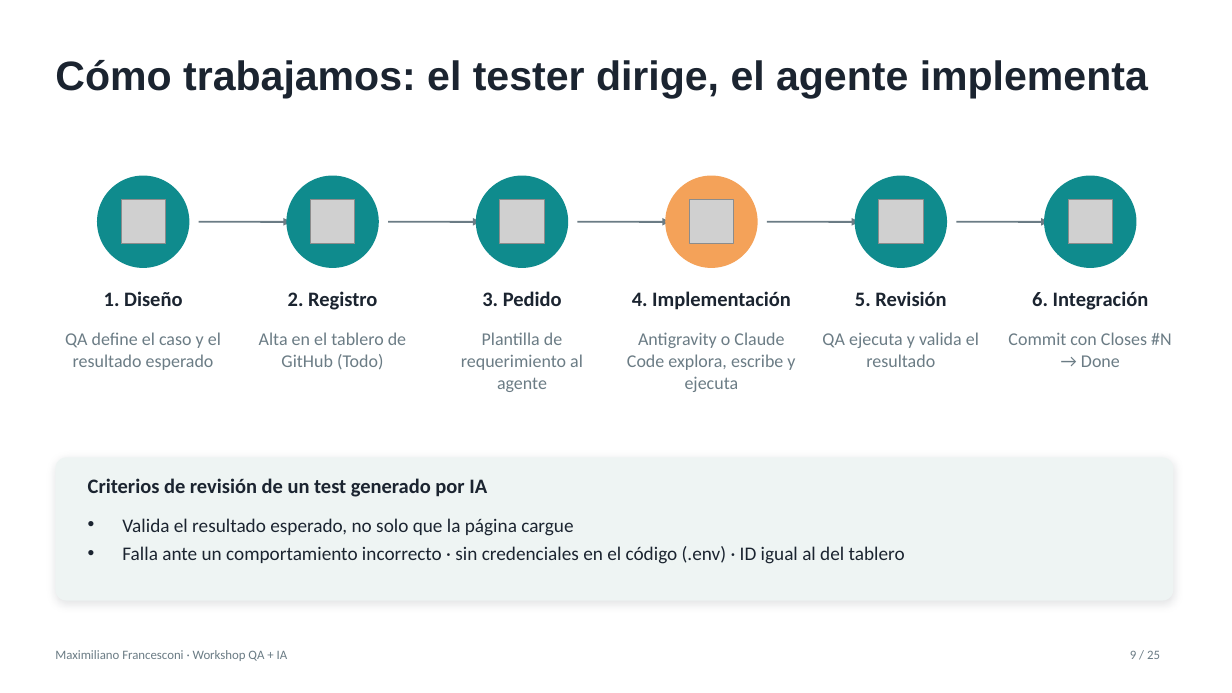
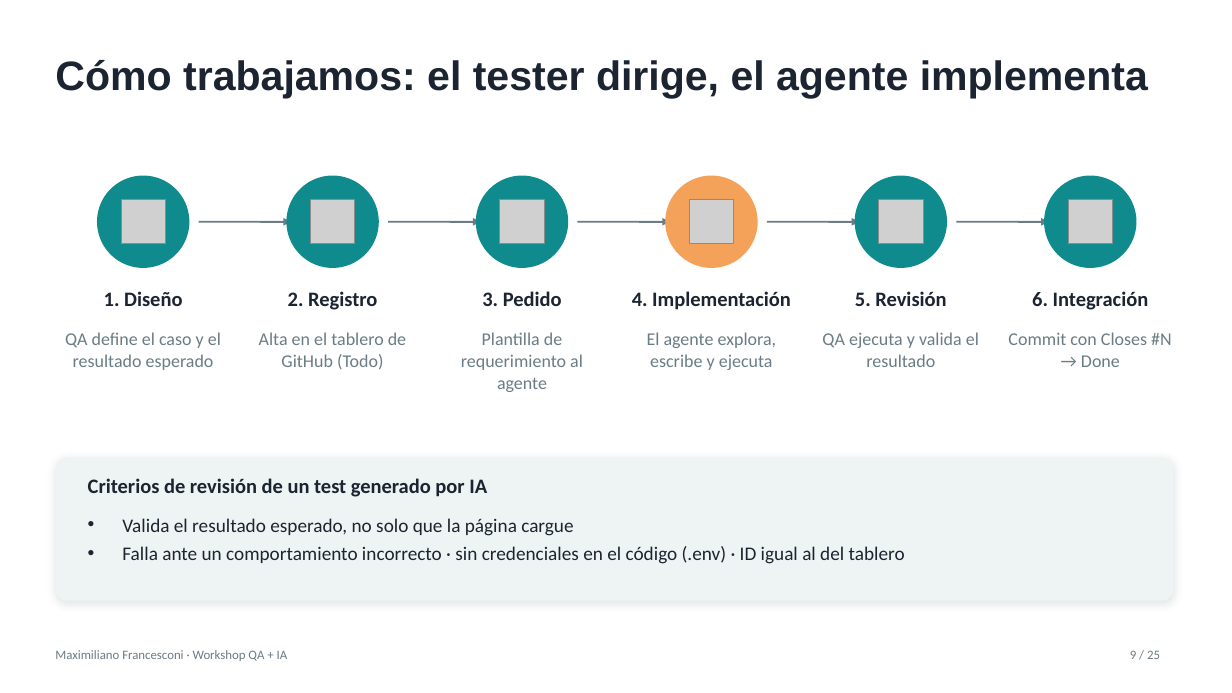
Before and after one commit to maximilianofni/qa-ai-workshop, a slide deck: slide 9 of docs/Workshop-QA-IA.pptx. Drawn at 1232x693 pixels with LibreOffice and Linux fonts; fonts in the diff are those of the drawing; grey boxes stand for pictures. Boxes give left, top, right and bottom in pixels: in the first picture for what was removed or moved away, otherwise in the second. Text is boxed around its words. In the diff, an @@ line names an element or a change of style, - is before the commit and + after.

```diff
--- a/docs/Workshop-QA-IA.pptx
+++ b/docs/Workshop-QA-IA.pptx
@@ text at [647,332,777,370]: text changed @@
-Antigravity o Claude Code explora, escribe y ejecuta
+El agente explora, escribe y ejecuta
```
Also in this commit, not shown: 5 other slides changed, 3 slides added, 3 slides removed, 3 other files.
